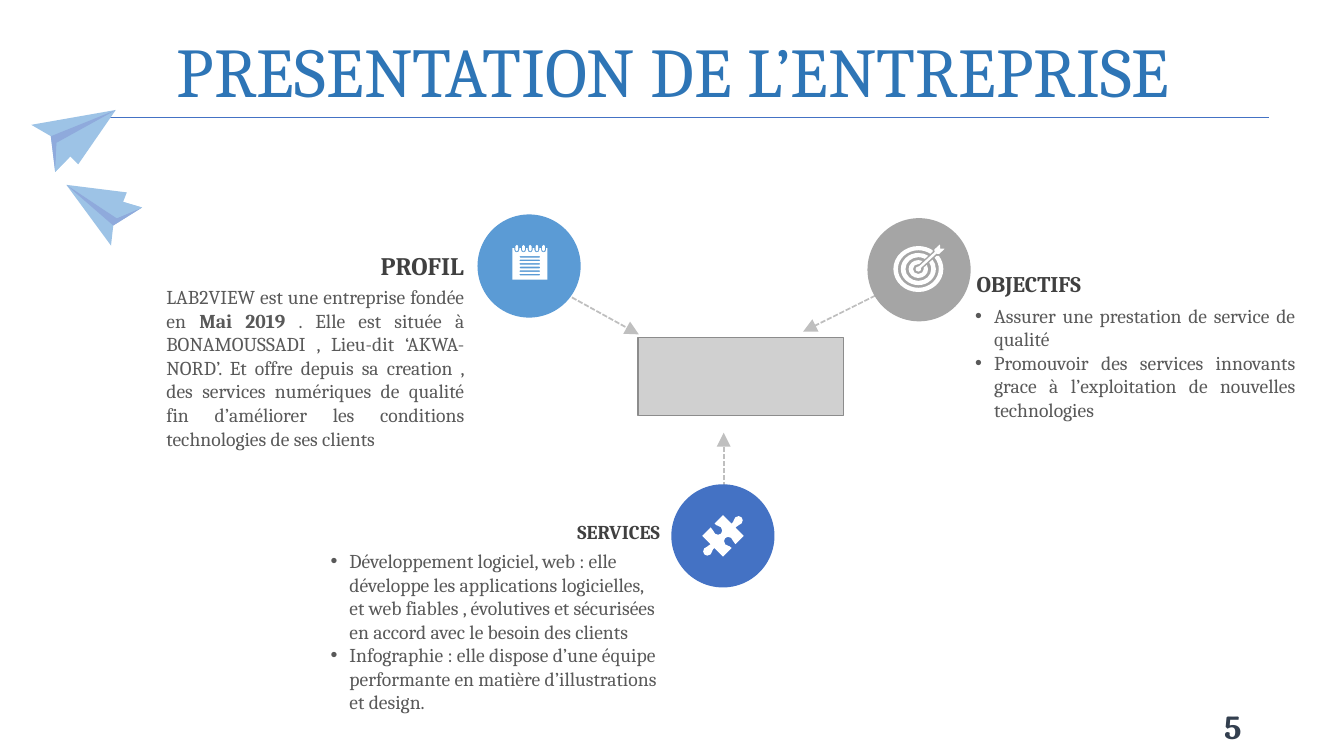
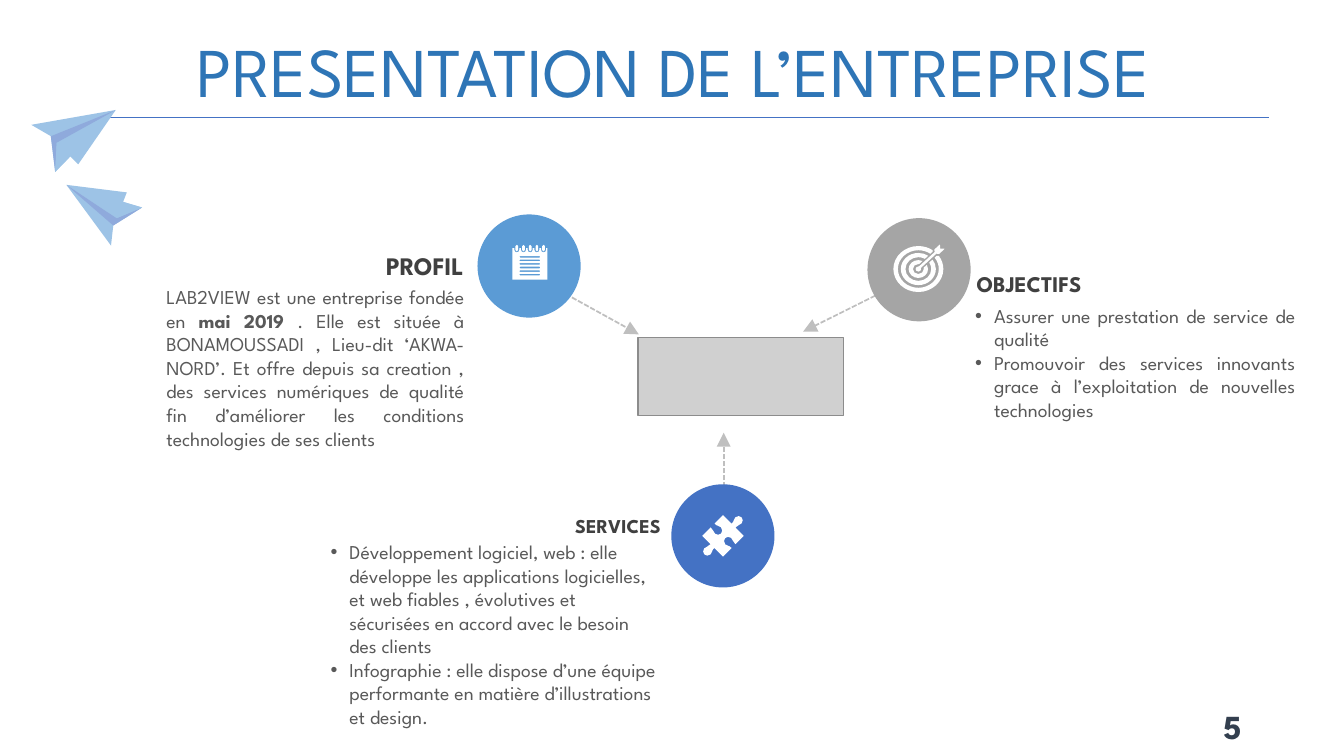
Before and after one commit to Claude127/stageX2, a slide deck: slide 5 of Presentation1.pptx. Drawn at 1344x756 pixels with LibreOffice and Linux fonts; fonts in the diff are those of the drawing; grey boxes stand for pictures. Boxes give left, top, right and bottom in pixels: in the first picture for what was removed or moved away, otherwise in the second. Text is boxed around its words. In the diff, an @@ line names an element or a change of style, - is before the commit and + after.

```diff
--- a/Presentation1.pptx
+++ b/Presentation1.pptx
@@ text at <box>166,290,464,451</box>: text changed; font Cambria to League Spartan @@
-LAB2VIEW est une entreprise fondée en Mai 2019 . Elle est située à BONAMOUSSADI , Lieu-dit ‘AKWA-NORD’. Et offre depuis sa creation , des services numériques de qualité fin d’améliorer les conditions technologies de ses clients
+LAB2VIEW est une entreprise fondée en mai 2019 . Elle est située à BONAMOUSSADI , Lieu-dit ‘AKWA-NORD’. Et offre depuis sa creation , des services numériques de qualité fin d’améliorer les conditions technologies de ses clients
@@ font Cambria to League Spartan in 7 elements at <box>196,50,1150,118</box>, <box>386,258,464,276</box>, <box>1223,717,1241,740</box>, <box>349,545,656,729</box>, <box>575,520,661,533</box>, <box>977,277,1082,293</box>, <box>994,309,1295,422</box> @@
@@ text "Développement logiciel, web : elle ...": place and size @@
-text "Développement logiciel, web : elle ..." at <box>349,554,657,714</box>
+text "Développement logiciel, web : elle ..." at <box>349,545,656,729</box>
```
Also in this commit, not shown: 25 other slides changed.
